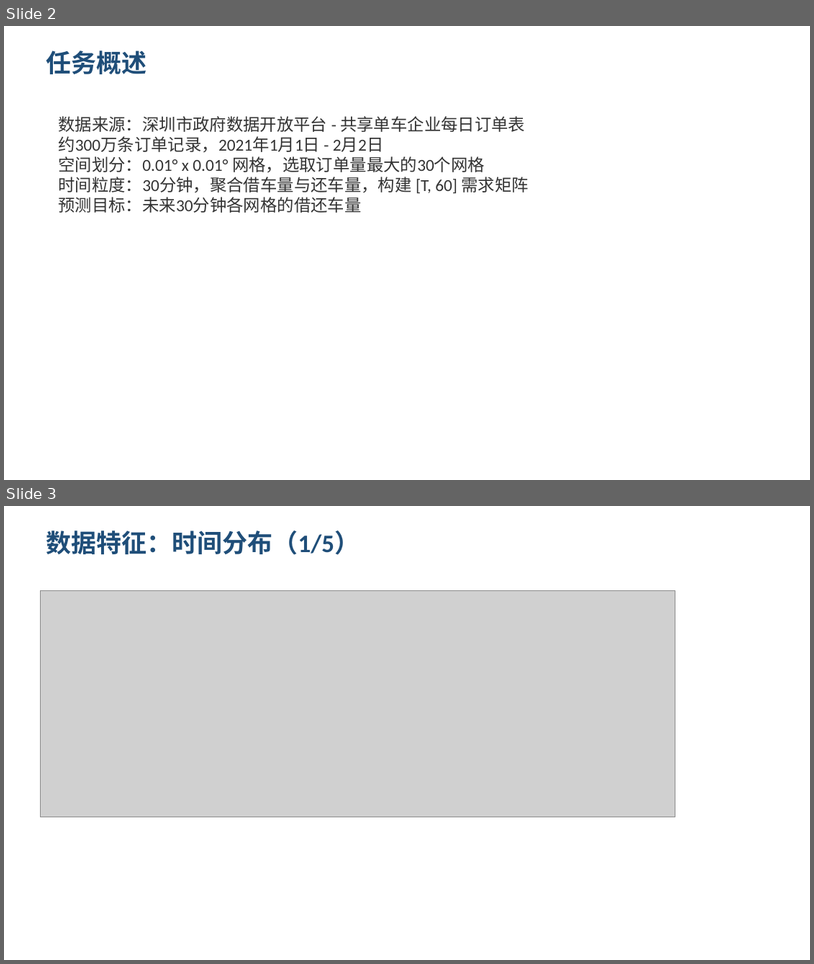
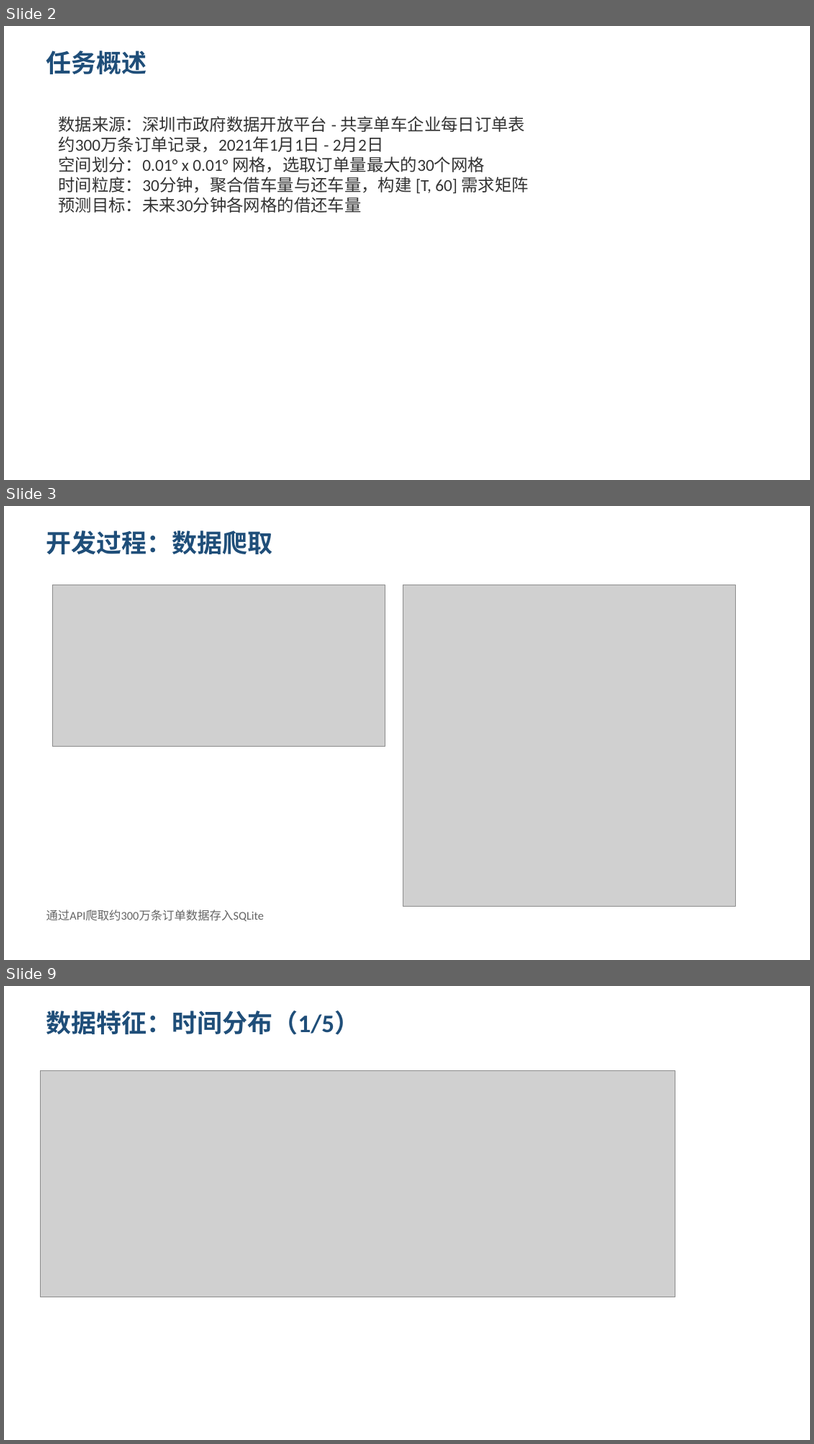
Before and after one commit to wyyy520/BikeDemand, a slide deck: report/presentation.pptx. Shown one above the other, each under a label of ours: slides 2 and 3 before the commit, slides 2, 3 and 9 after it; the slides between them are not shown. The pictures are 814x964 and 814x1444 pixels, drawn with LibreOffice and Linux fonts; fonts in the diff are those of the drawing; grey boxes stand for pictures. Boxes give left, top, right and bottom in pixels: in the first picture for what was removed or moved away, otherwise in the second. Text is boxed around its words. In the diff, an @@ line names an element or a change of style, - is before the commit and + after.

Commit message:
Add experiment screenshots, source code appendix, and GitHub link to report & PPT

```diff
--- a/report/presentation.pptx
+++ b/report/presentation.pptx
@@ slide 3 added at bbox=[4, 506, 810, 960], background #FFFFFF @@
@@ text added at bbox=[46, 530, 273, 554], 30 pt, text #1F4E79, bold @@
+开发过程：数据爬取
@@ picture added at bbox=[52, 584, 385, 746] @@
@@ picture added at bbox=[404, 584, 736, 906] @@
@@ text added at bbox=[46, 909, 264, 921], 14 pt, text #646464 @@
+通过API爬取约300万条订单数据存入SQLite
@@ what was slide 3 is now slide 9 @@
```
Also in this commit, not shown: 6 other slides added, 7 other files.
